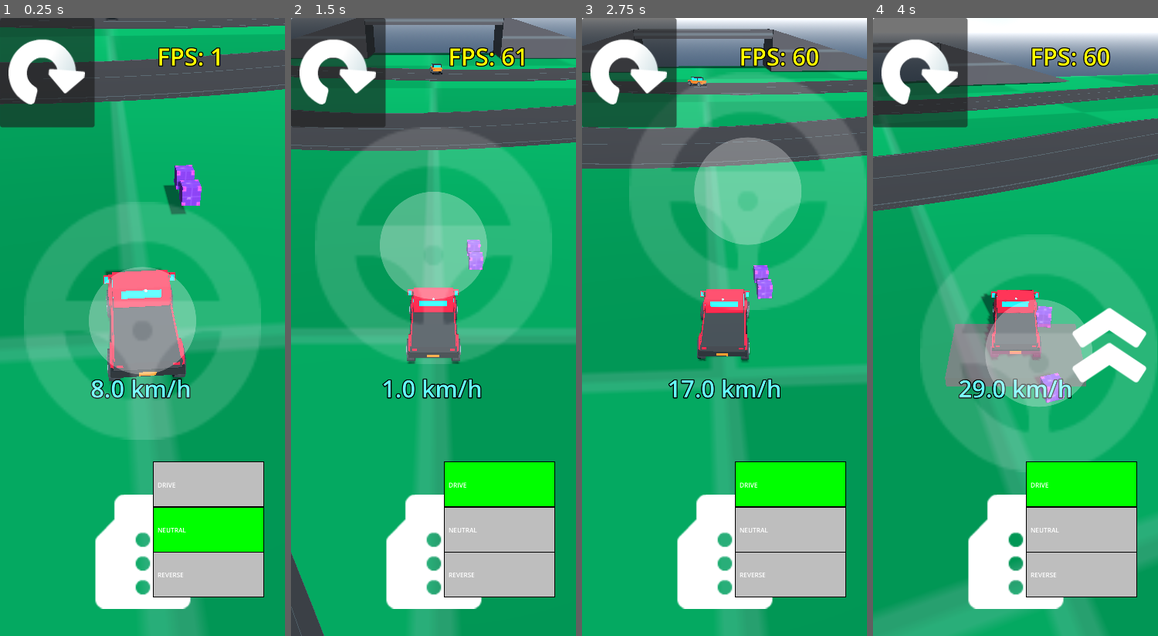
Above: before the commit, frames 1-4 (left to right).
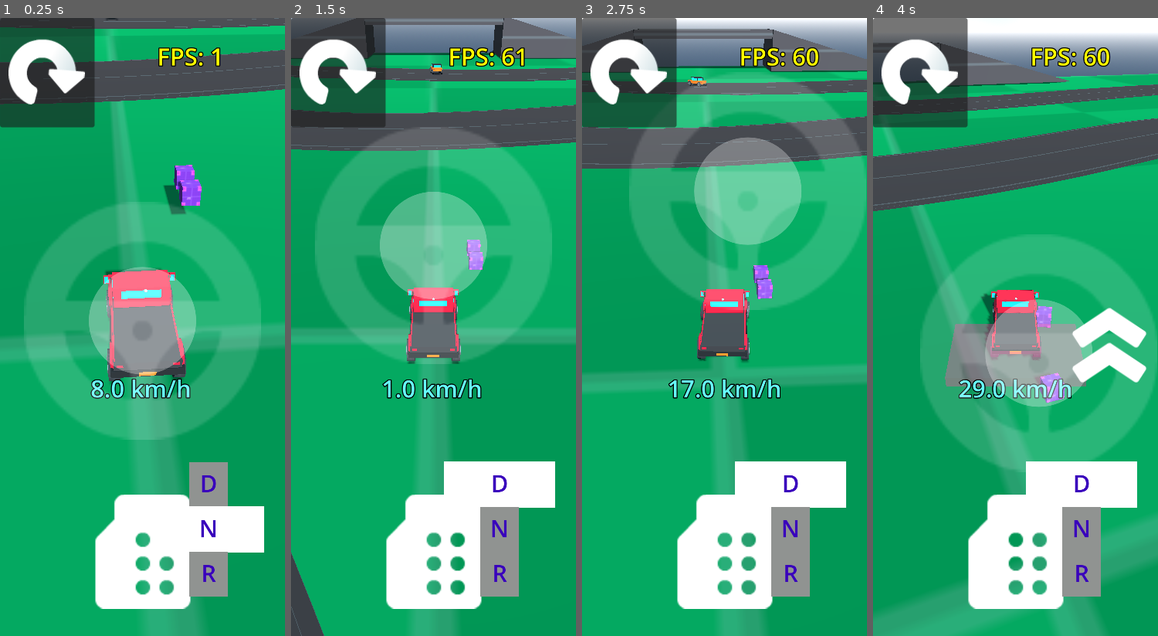
Above: after the commit, the same moments.

Repository: AssafDamari/cars-2
Game: Godot game, scene res://scenes/main.tscn
The game is run twice, just before and just after one commit, with the same random seed, the same clock (stepped at 60 frames per second) and the same inputs.
Inputs (mouse positions are in pixels of both pictures, inside the frame that each line leads up to):
- Up to frame 1 (0.25 s): no input
- Up to frame 2 (1.5 s): tap Enter (ui_accept) at 0.5 s; drag from (433, 246) to (462, 191) at 0.52 s; drag from (499, 530) to (419, 450) at 1.27 s
- Up to frame 3 (2.75 s): move the mouse to (753, 191) at 2.02 s; hold Right (ui_right) from 2.03 s (still down); click (753, 191) at 2.17 s
- Up to frame 4 (4 s): release Right (ui_right) at 2.75 s; drag from (1001, 450) to (930, 234) at 2.77 s; move the mouse to (1101, 419) at 3.52 s; hold Left (ui_left) from 3.53 s (still down); click (1101, 419) at 3.67 s; tap Enter (ui_accept) at 3.77 s

The runs differ from the first frame. In frame 1, 8.6% of the frame differs, in the area x 53-93%, y 71-94%; in frame 2, 8.5%; in frame 3, 8.5%; in frame 4, 8.5%.

Commit message:
improve  slider

Diff:
--- a/gear_slider.gd
+++ b/gear_slider.gd
@@ -7,17 +7,17 @@
 
 @export var current_gear: Gear = Gear.NEUTRAL
 @export var active_color: Color = Color.GREEN
-@export var idle_color: Color = Color.GRAY
+@export var idle_color: Color = Color.DARK_SLATE_GRAY
+@export var text_color: Color = Color.WHITE
+
+@export_range(0.1, 1.0) var inactive_width_percentage: float = 0.7
 
 var is_dragging: bool = false
 
 func _ready() -> void:
-	# Ensure the control can receive input
 	mouse_filter = Control.MOUSE_FILTER_STOP
 
 func _gui_input(event: InputEvent) -> void:
-	# Works for both Mouse and Touch (if "Emulate Mouse from Touch" is on,
-	# or natively via InputEventScreenTouch)
 	if event is InputEventMouseButton or event is InputEventScreenTouch:
 		if event.is_pressed():
 			is_dragging = true
@@ -32,7 +32,6 @@
 	var previous_gear = current_gear
 	var height = size.y
 
-	# Divide the vertical area into 3 zones
 	if pos.y < height / 3.0:
 		current_gear = Gear.DRIVE
 	elif pos.y < (height / 3.0) * 2.0:
@@ -45,23 +44,31 @@
 		gear_changed.emit(Gear.keys()[current_gear])
 
 func _draw() -> void:
-	# Visualizing the slider in the editor and game
 	var rect_height: float = size.y / 3.0
-	var gear_names = ["DRIVE", "NEUTRAL", "REVERSE"]
+	var gear_labels = ["D", "N", "R"]
+	var default_font = get_theme_default_font()
+	var font_size: int = 60#int(get_theme_default_font_size())
 
 	for i in range(3):
-		var rect = Rect2(0, i * rect_height, size.x, rect_height)
-		var color = active_color if current_gear == i else idle_color
+		var is_active = (current_gear == i)
 
+		# Logic for "Gear Handle" look:
+		# If active, width is full (size.x). If inactive, it's narrowed.
+		var target_width = size.x if is_active else size.x * inactive_width_percentage
+		var x_offset = (size.x - target_width) / 2.0
+
+		var rect = Rect2(x_offset, i * rect_height, target_width, rect_height)
+		var color = active_color if is_active else idle_color
+
+		# Draw the slot background
 		draw_rect(rect, color, true)
-		draw_rect(rect, Color.BLACK, false, 2.0) # Border
 
-		var default_font = get_theme_default_font()
-		# Wrap the font size in int() to satisfy the compiler
-		var font_size: int = int(get_theme_default_font_size())
+		# Optional: Add a subtle highlight border for the active gear
+		if is_active:
+			draw_rect(rect, Color.WHITE, false, 2.0)
 
-		# Also ensure the Y position calculation is cast to int if needed,
-		# though draw_string usually handles Vector2 floats fine.
-		var text_pos = rect.position + Vector2(10, (rect_height / 2) + (font_size / 2.0))
+		# Calculate centered text position
+		# We use the full size.x for centering so labels stay aligned vertically
+		var label_pos = Vector2(0, (i * rect_height) + (rect_height / 2.0) + (font_size / 3.0))
 
-		draw_string(default_font, text_pos, gear_names[i], HORIZONTAL_ALIGNMENT_LEFT, -1, font_size)
+		draw_string(default_font, label_pos, gear_labels[i], HORIZONTAL_ALIGNMENT_CENTER, size.x, font_size, text_color)
--- a/scenes/gear_slider.tscn
+++ b/scenes/gear_slider.tscn
@@ -13,3 +13,7 @@
 grow_horizontal = 2
 grow_vertical = 2
 script = ExtResource("1_weebh")
+active_color = Color(1, 1, 1, 1)
+idle_color = Color(0.5644356, 0.5769085, 0.5685855, 1)
+text_color = Color(0.2234937, 0.00011147082, 0.73889935, 1)
+inactive_width_percentage = 0.35
